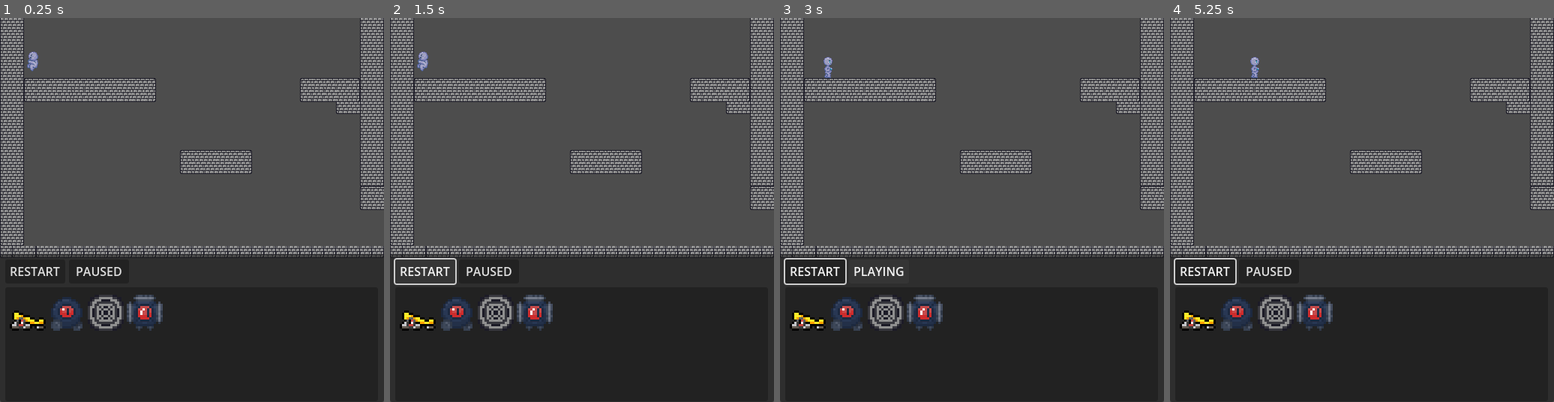
Above: before the commit, frames 1-4 (left to right).
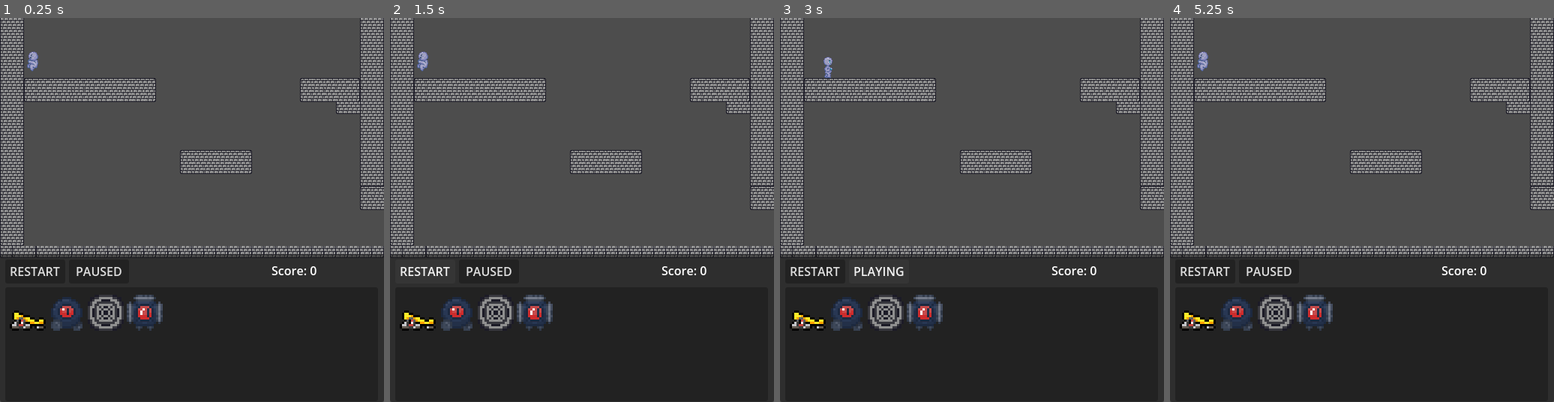
Above: after the commit, the same moments.

Repository: barndles/RolesReversedGMTK
Game: Godot game, scene res://Assets/Player/testLevel.tscn
Two runs of this game, one before a commit and one after it. Both use one fixed random seed, a clock stepped at 60 frames per second and the inputs below. The engine's default icon, where the game draws it, is replaced by a stand-in: a white triangle on a blue panel in a dark square.
Inputs (mouse positions are in pixels of both pictures, inside the frame that each line leads up to):
- Up to frame 1 (0.25 s): no input
- Up to frame 2 (1.5 s): click "RESTART" at 0.5 s; click "RESTART" at 1.25 s
- Up to frame 3 (3 s): click "RESTART" at 2 s; click "PAUSED" at 2.75 s
- Up to frame 4 (5.25 s): click "PLAYING" at 3.5 s; tap Enter at 4.25 s; move the mouse to (1446, 190) at 4.27 s; tap F (Flip, bound only after the commit) at 4.35, 5.1 s; click (1446, 190) at 4.42 s; tap R (Restart, bound only after the commit) at 5 s; move the mouse to (1285, 229) at 5.02 s; click (1285, 229) at 5.17 s

The runs differ from the first frame. In frame 1, 0.1% of the frame differs, in the area x 70-83%, y 64-67%; in frame 2, 0.3%; in frame 3, 0.3%; in frame 4, 0.5%, in the area x 0-83%, y 8-70%.
Error before the commit: Parse Error: Identifier "Global" not declared in the current scope. (res://Button_Reset.gd:11)

Commit message:
test

Diff:
--- a/ItemList.gd
+++ b/ItemList.gd
@@ -10,6 +10,8 @@
 var mouseOnUI = get_node(".").mouseOnUI
 var canSpawn = false
 var mousePos
+
+var flip = 1
 
 # Called when the node enters the scene tree for the first time.
 func _ready():
@@ -25,6 +27,9 @@
 		canSpawn = false
 	else:
 		canSpawn = true
+
+	if Input.is_action_just_pressed("Flip"):
+		flip = -flip
 
 
 func _input(event):
@@ -42,4 +47,5 @@
 		Global.score -= cost[selection]
 		var spawnedObject = spawnables[selection].instantiate()
 		spawnedObject.global_position = get_global_mouse_position()
+		spawnedObject.scale.x *= flip
 		get_tree().root.get_child(1).add_child(spawnedObject)
--- a/project.godot
+++ b/project.godot
@@ -12,8 +12,12 @@
 
 config/name="RolesReversed"
 run/main_scene="res://Assets/Player/testLevel.tscn"
-config/features=PackedStringArray("4.0", "Forward Plus")
+config/features=PackedStringArray("4.1", "Forward Plus")
 config/icon="res://icon.svg"
+
+[autoload]
+
+Global="*res://Global.gd"
 
 [display]
 
@@ -27,6 +31,24 @@
 version_control/plugin_name="GitPlugin"
 version_control/autoload_on_startup=true
 
+[input]
+
+Restart={
+"deadzone": 0.5,
+"events": [Object(InputEventKey,"resource_local_to_scene":false,"resource_name":"","device":-1,"window_id":0,"alt_pressed":false,"shift_pressed":false,"ctrl_pressed":false,"meta_pressed":false,"pressed":false,"keycode":0,"physical_keycode":82,"key_label":0,"unicode":114,"echo":false,"script":null)
+]
+}
+Pause={
+"deadzone": 0.5,
+"events": [Object(InputEventKey,"resource_local_to_scene":false,"resource_name":"","device":-1,"window_id":0,"alt_pressed":false,"shift_pressed":false,"ctrl_pressed":false,"meta_pressed":false,"pressed":false,"keycode":0,"physical_keycode":32,"key_label":0,"unicode":32,"echo":false,"script":null)
+]
+}
+Flip={
+"deadzone": 0.5,
+"events": [Object(InputEventKey,"resource_local_to_scene":false,"resource_name":"","device":-1,"window_id":0,"alt_pressed":false,"shift_pressed":false,"ctrl_pressed":false,"meta_pressed":false,"pressed":false,"keycode":0,"physical_keycode":70,"key_label":0,"unicode":102,"echo":false,"script":null)
+]
+}
+
 [layer_names]
 
 2d_physics/layer_1="Ground"
--- a/simpleEnemy.gd
+++ b/simpleEnemy.gd
@@ -3,7 +3,7 @@
 # Get the gravity from the project settings to be synced with RigidBody nodes.
 var gravity = ProjectSettings.get_setting("physics/2d/default_gravity")
 
-var direction: int = 1
+@onready var direction: int = scale.x
 
 var speed: float = 10
 @onready var spr = $Icon
